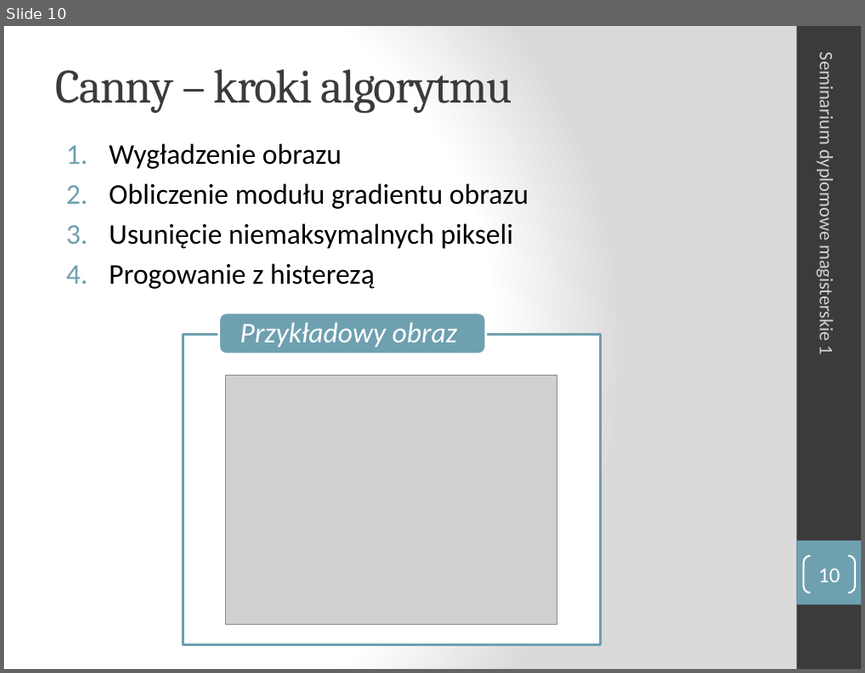
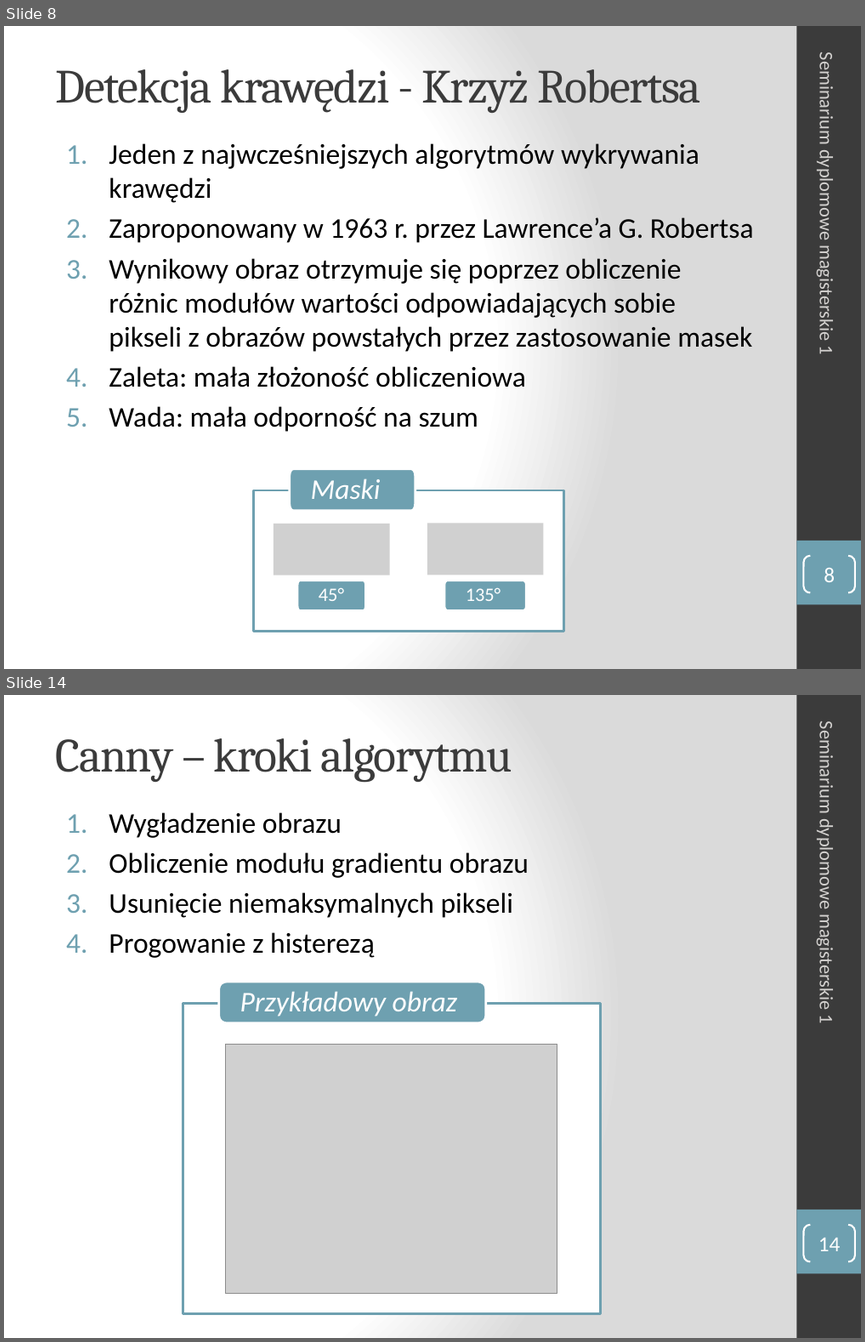
Before and after one commit to turekj/msc, a slide deck: Placeholder/seminar1/prezentacja/sdm1_Aniserowicz_Michal.pptx. Shown one above the other, each under a label of ours: slide 10 before the commit, slides 8 and 14 after it; the slides between them are not shown. The pictures are 865x673 and 865x1342 pixels, drawn with LibreOffice and Linux fonts; fonts in the diff are those of the drawing; grey boxes stand for pictures. Boxes give left, top, right and bottom in pixels: in the first picture for what was removed or moved away, otherwise in the second. Text is boxed around its words. In the diff, an @@ line names an element or a change of style, - is before the commit and + after.

```diff
--- a/Placeholder/seminar1/prezentacja/sdm1_Aniserowicz_Michal.pptx
+++ b/Placeholder/seminar1/prezentacja/sdm1_Aniserowicz_Michal.pptx
@@ slide 8 added at (x1=4, y1=26, x2=861, y2=669), background gradient #FFFFFF to #DADADA; not listed: 2 template elements that a slide beside it also shows @@
@@ title added at (x1=55, y1=69, x2=701, y2=113), 40 pt, text #3B3B3B @@
+Detekcja krawędzi - Krzyż Robertsa
@@ text added at (x1=815, y1=62, x2=838, y2=354), 16 pt, text #D4D2D0 @@
+Seminarium dyplomowe magisterskie 1
@@ text added at (x1=109, y1=143, x2=754, y2=431), 24 pt, text #000000 @@
+1. Jeden z najwcześniejszych algorytmów wykrywania krawędzi
+2. Zaproponowany w 1963 r. przez Lawrence’a G. Robertsa
+3. Wynikowy obraz otrzymuje się poprzez obliczenie różnic modułów wartości odpowiadających sobie pikseli z obrazów powstałych przez zastosowanie masek
+4. Zaleta: mała złożoność obliczeniowa
+5. Wada: mała odporność na szum
@@ freeform shape added at (x1=290, y1=469, x2=415, y2=511), fill #6EA0B0, outline #FFFFFF 2 pt, 24 pt, text #FFFFFF, italic @@
+Maski
@@ freeform shape added at (x1=253, y1=490, x2=563, y2=631), fill #FFFFFF at 90% opacity, outline #6EA0B0 2 pt @@
@@ picture added at (x1=274, y1=523, x2=391, y2=574) @@
@@ picture added at (x1=427, y1=523, x2=544, y2=575) @@
@@ page number added at (x1=803, y1=556, x2=855, y2=592), outline #FFFFFF 1.5 pt, 18 pt, text #FFFFFF @@
+8
@@ freeform shape added at (x1=297, y1=580, x2=365, y2=611), fill #6EA0B0, outline #FFFFFF 2 pt, 16 pt, text #FFFFFF @@
+45°
@@ freeform shape added at (x1=444, y1=580, x2=527, y2=611), fill #6EA0B0, outline #FFFFFF 2 pt, 16 pt, text #FFFFFF @@
+135°
@@ what was slide 10 is now slide 14 @@
@@ page number at (x1=818, y1=1237, x2=840, y2=1251): text changed @@
-10
+14
```
Also in this commit, not shown: 9 slides changed, 4 other slides added, 1 slide removed, 4 other files.
